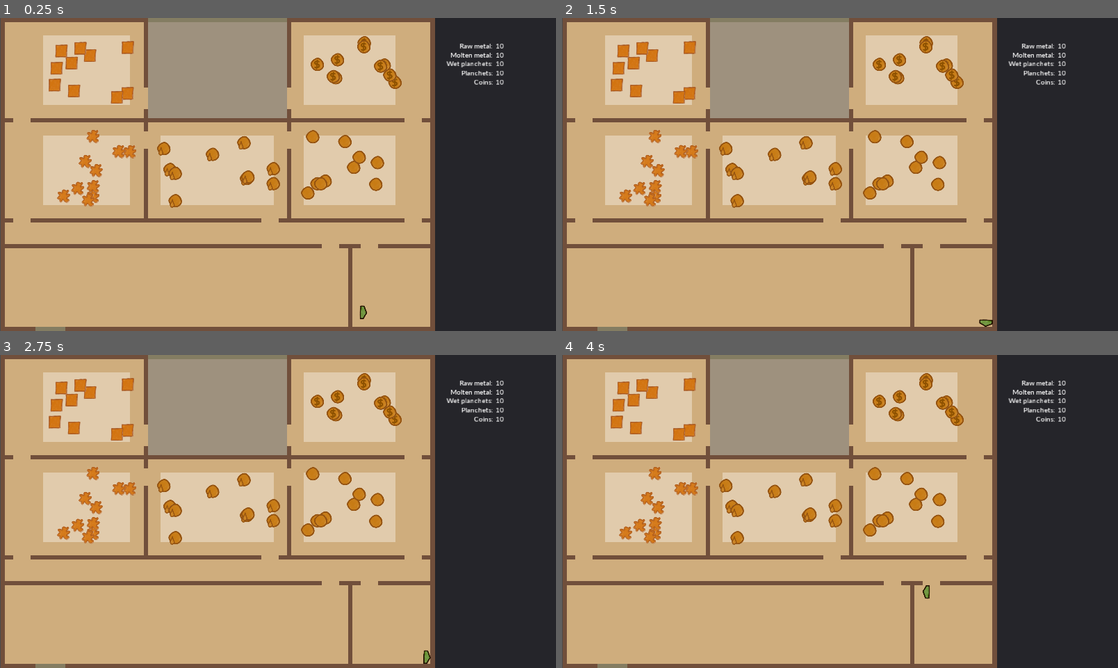
Above: before the commit, frames 1-4 (two rows, left to right).
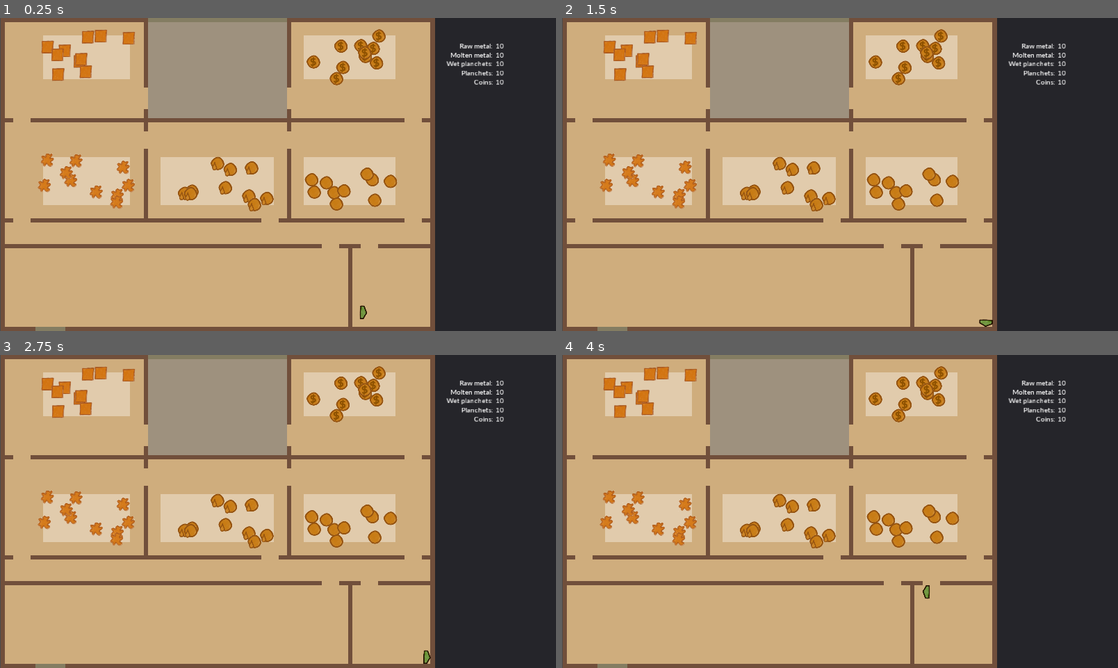
Above: after the commit, the same moments.

Repository: lmbarros/LD44-Minter
Game: Godot game, scene res://screens/GameScreen.tscn
Same seed, same stepped clock (60 frames per second), same inputs: the game is played once before the commit and once after it.
Inputs:
- Up to frame 1 (0.25 s): no input
- Up to frame 2 (1.5 s): tap Enter at 0.5 s; hold Right (right) 0.53-1.28 s; hold Down (down) from 1.28 s (still down)
- Up to frame 3 (2.75 s): tap Space at 2 s; release Down (down) at 2.03 s; hold Right (right) from 2.03 s (still down)
- Up to frame 4 (4 s): tap Enter at 2.75 s; release Right (right) at 2.78 s; hold Up (up) 2.78-3.53 s; hold Left (left) from 3.53 s (still down)

The runs differ from the first frame. In frame 1, 11% of the frame differs, in the area x 6-73%, y 3-62%; in frame 2, 11%; in frame 3, 11%; in frame 4, 11%.

Commit message:
Mintage belongs to Mint

Diff:
--- a/src/screens/GameScreen.gd
+++ b/src/screens/GameScreen.gd
@@ -1,54 +1,4 @@
 extends Node2D
 
-const INITIAL_RESOURCE_COUNT := 10
-
-func _ready():
+func _init():
 	Globals.initGameState()
-	addRawMetalToFurnace(INITIAL_RESOURCE_COUNT)
-	addMoltenMetalToMolding(INITIAL_RESOURCE_COUNT)
-	addWetPlanchetToDrying(INITIAL_RESOURCE_COUNT)
-	addPlanchetToPress(INITIAL_RESOURCE_COUNT)
-	addCoinToOut(INITIAL_RESOURCE_COUNT)
-
-
-func addRawMetalToFurnace(count: int) -> void:
-	for i in range(count):
-		var m := Globals.makeMintage(Globals.MintageState.RAW_METAL,
-			randomPointInside($Mint/FurnaceDepot))
-		$Mintage.add_child(m)
-
-
-func addMoltenMetalToMolding(count: int) -> void:
-	for i in range(count):
-		var m := Globals.makeMintage(Globals.MintageState.MOLTEN_METAL,
-			randomPointInside($Mint/MoldingDepot))
-		$Mintage.add_child(m)
-
-
-func addWetPlanchetToDrying(count: int) -> void:
-	for i in range(count):
-		var m := Globals.makeMintage(Globals.MintageState.WET_PLANCHET,
-			randomPointInside($Mint/DryingDepot))
-		$Mintage.add_child(m)
-
-
-func addPlanchetToPress(count: int) -> void:
-	for i in range(count):
-		var m := Globals.makeMintage(Globals.MintageState.PLANCHET,
-			randomPointInside($Mint/PressDepot))
-		$Mintage.add_child(m)
-
-
-func addCoinToOut(count: int) -> void:
-	for i in range(count):
-		var m := Globals.makeMintage(Globals.MintageState.COIN,
-			randomPointInside($Mint/OutDepot))
-		$Mintage.add_child(m)
-
-
-func randomPointInside(cr: ColorRect) -> Vector2:
-	var p: Vector2
-
-	p.x = rand_range(cr.rect_position.x, cr.rect_position.x + cr.rect_size.x)
-	p.y = rand_range(cr.rect_position.y, cr.rect_position.y + cr.rect_size.y)
-	return p
--- a/src/screens/GameScreen.tscn
+++ b/src/screens/GameScreen.tscn
@@ -12,10 +12,5 @@
 
 [node name="Mint" parent="." instance=ExtResource( 3 )]
 
-[node name="Mintage" type="Node2D" parent="."]
-__meta__ = {
-"_edit_lock_": true
-}
-
 [node name="Player" parent="." instance=ExtResource( 4 )]
 position = Vector2( 837.104, 677.176 )
--- a/src/scripts/Globals.gd
+++ b/src/scripts/Globals.gd
@@ -22,7 +22,7 @@
 func makeMintage(state: int, pos: Vector2) -> Node:
 	var m := MintageScene.instance()
 	m.state = state
-	gameState.stocks[state] += 1
+	Globals.gameState.stocks[state] += 1
 	m.updateSprite()
 	m.workForNextState = WORK_FOR_NEXT_STATE
 	m.position = pos
--- /dev/null
+++ b/src/ui/Mint.gd
@@ -0,0 +1,52 @@
+extends Node2D
+
+const INITIAL_RESOURCE_COUNT := 10
+
+func _ready():
+	addRawMetalToFurnace(INITIAL_RESOURCE_COUNT)
+	addMoltenMetalToMolding(INITIAL_RESOURCE_COUNT)
+	addWetPlanchetToDrying(INITIAL_RESOURCE_COUNT)
+	addPlanchetToPress(INITIAL_RESOURCE_COUNT)
+	addCoinToOut(INITIAL_RESOURCE_COUNT)
+
+func addRawMetalToFurnace(count: int) -> void:
+	for i in range(count):
+		var m := Globals.makeMintage(Globals.MintageState.RAW_METAL,
+			randomPointInside($FurnaceDepot))
+		$Mintage.add_child(m)
+
+
+func addMoltenMetalToMolding(count: int) -> void:
+	for i in range(count):
+		var m := Globals.makeMintage(Globals.MintageState.MOLTEN_METAL,
+			randomPointInside($MoldingDepot))
+		$Mintage.add_child(m)
+
+
+func addWetPlanchetToDrying(count: int) -> void:
+	for i in range(count):
+		var m := Globals.makeMintage(Globals.MintageState.WET_PLANCHET,
+			randomPointInside($DryingDepot))
+		$Mintage.add_child(m)
+
+
+func addPlanchetToPress(count: int) -> void:
+	for i in range(count):
+		var m := Globals.makeMintage(Globals.MintageState.PLANCHET,
+			randomPointInside($PressDepot))
+		$Mintage.add_child(m)
+
+
+func addCoinToOut(count: int) -> void:
+	for i in range(count):
+		var m := Globals.makeMintage(Globals.MintageState.COIN,
+			randomPointInside($OutDepot))
+		$Mintage.add_child(m)
+
+
+func randomPointInside(cr: ColorRect) -> Vector2:
+	var p: Vector2
+
+	p.x = rand_range(cr.rect_position.x, cr.rect_position.x + cr.rect_size.x)
+	p.y = rand_range(cr.rect_position.y, cr.rect_position.y + cr.rect_size.y)
+	return p
--- a/src/ui/Mint.tscn
+++ b/src/ui/Mint.tscn
@@ -1,12 +1,14 @@
-[gd_scene load_steps=2 format=2]
+[gd_scene load_steps=3 format=2]
 
-[ext_resource path="res://ui/mint-tileset.tres" type="TileSet" id=1]
+[ext_resource path="res://ui/Mint.gd" type="Script" id=1]
+[ext_resource path="res://ui/mint-tileset.tres" type="TileSet" id=2]
 
 [node name="Mint" type="Node2D"]
+script = ExtResource( 1 )
 
 [node name="TileMap" type="TileMap" parent="."]
 position = Vector2( 1, 0 )
-tile_set = ExtResource( 1 )
+tile_set = ExtResource( 2 )
 cell_size = Vector2( 10, 10 )
 format = 1
 tile_data = PoolIntArray( 0, 0, 0, 1, 0, 0, 2, 0, 0, 3, 0, 0, 4, 0, 0, 5, 0, 0, 6, 0, 0, 7, 0, 0, 8, 0, 0, 9, 0, 0, 10, …(105797 unchanged characters)…
@@ -15,26 +17,26 @@
 margin_left = 100.0
 margin_top = 40.0
 margin_right = 300.0
-margin_bottom = 200.0
+margin_bottom = 140.0
 color = Color( 1, 1, 1, 0.364706 )
 
 [node name="MoldingDepot" type="ColorRect" parent="."]
 margin_left = 100.0
-margin_top = 270.0
+margin_top = 320.0
 margin_right = 300.0
 margin_bottom = 430.0
 color = Color( 1, 1, 1, 0.364706 )
 
 [node name="DryingDepot" type="ColorRect" parent="."]
 margin_left = 370.0
-margin_top = 270.0
+margin_top = 320.0
 margin_right = 630.0
 margin_bottom = 430.0
 color = Color( 1, 1, 1, 0.364706 )
 
 [node name="PressDepot" type="ColorRect" parent="."]
 margin_left = 700.0
-margin_top = 270.0
+margin_top = 320.0
 margin_right = 910.0
 margin_bottom = 430.0
 color = Color( 1, 1, 1, 0.364706 )
@@ -43,5 +45,7 @@
 margin_left = 700.0
 margin_top = 40.0
 margin_right = 910.0
-margin_bottom = 200.0
+margin_bottom = 140.0
 color = Color( 1, 1, 1, 0.364706 )
+
+[node name="Mintage" type="Node2D" parent="."]
